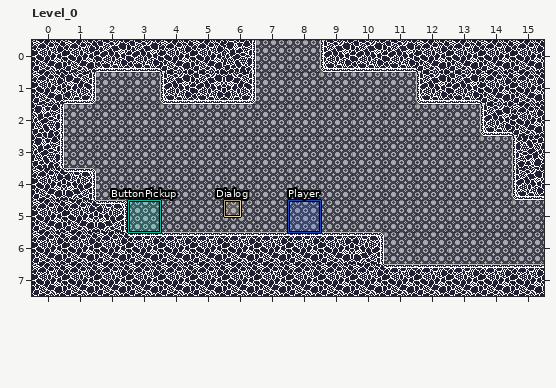
A LDtk project gets an edit: src/assets/levels/PlaydateProjectTest.ldtk. Above, as it was before the edit.
Cells are 32x32 px. Shown: Level_0 x 0..15, y 0..7.
The result:
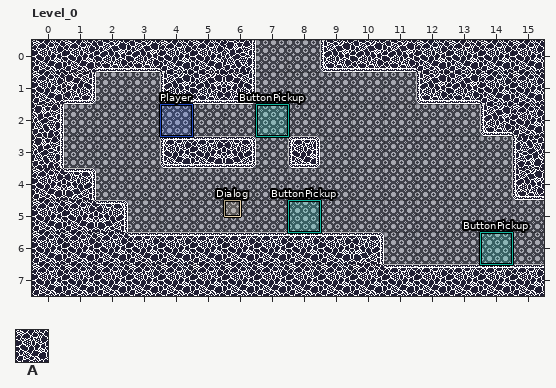
Key: from "Level": A 1.
_ is an empty cell.
Objects are placed by their top-left corner, in cells (3,4 is the top-left corner of cell 3,4); size is 1x1 cell unless given.
Changes in this commit:
Layer "Level":
y 3: x 4..6 ___ -> AAA; x 8 _ -> A
Layer "Entities":
changed: "Player" rectangle at 8,5 -> "Player" rectangle at 4,2
changed: "ButtonPickup" rectangle at 3,5 -> "ButtonPickup" rectangle at 7,2
added: "ButtonPickup" rectangle at 8,5
added: "ButtonPickup" rectangle at 14,6
